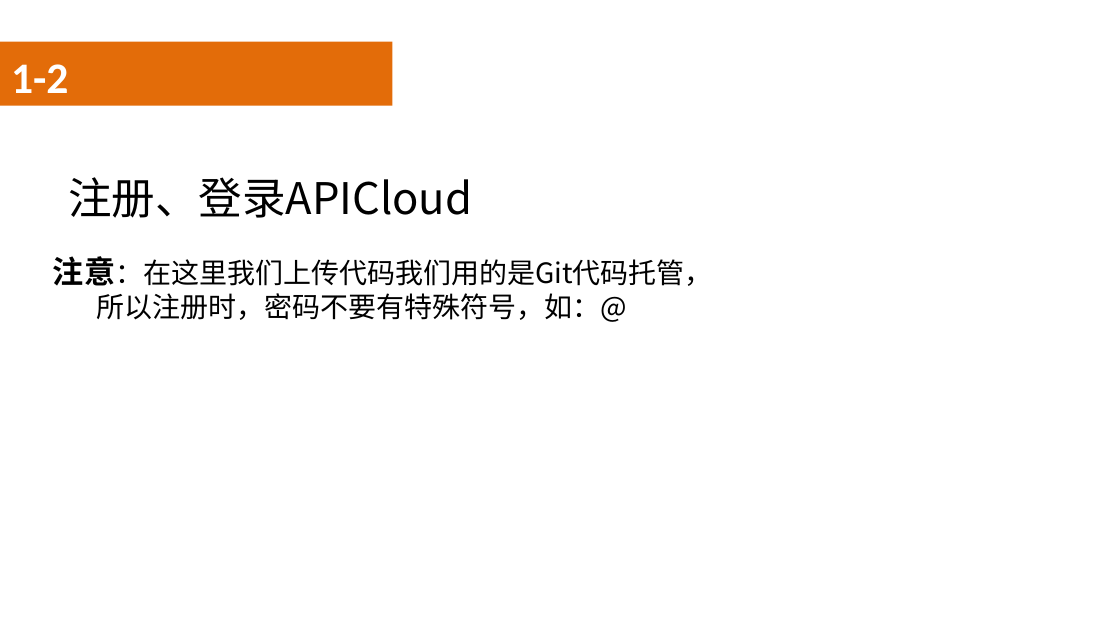
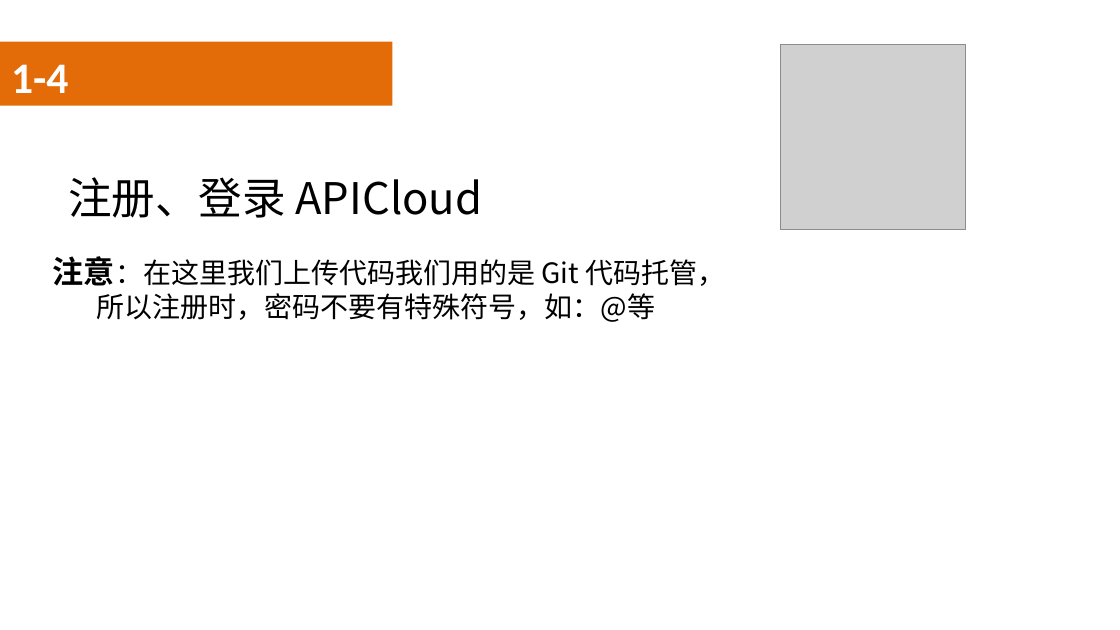
Before and after one commit to guhongyan/APICloud, a slide deck: slide 8 of 前言/前言.pptx. Drawn at 1120x630 pixels with LibreOffice and Linux fonts; fonts in the diff are those of the drawing; grey boxes stand for pictures; background and template pictures are left out. Boxes give left, top, right and bottom in pixels: in the first picture for what was removed or moved away, otherwise in the second. Text is boxed around its words. In the diff, an @@ line names an element or a change of style, - is before the commit and + after.

```diff
--- a/前言/前言.pptx
+++ b/前言/前言.pptx
@@ picture added at [781,45,965,230] @@
@@ text at [11,64,68,93]: text changed @@
-1-2
+1-4
@@ text at [68,177,483,218]: spaces changed @@
-注册、登录APICloud
+注册、登录 APICloud
@@ text at [53,256,725,322]: text changed @@
-注意：在这里我们上传代码我们用的是Git代码托管，
-所以注册时，密码不要有特殊符号，如：@
+注意：在这里我们上传代码我们用的是 Git 代码托管，
+所以注册时，密码不要有特殊符号，如：@等
```
Also in this commit, not shown: 4 other slides changed, 4 slides added, 4 slides removed, 1 other file.
